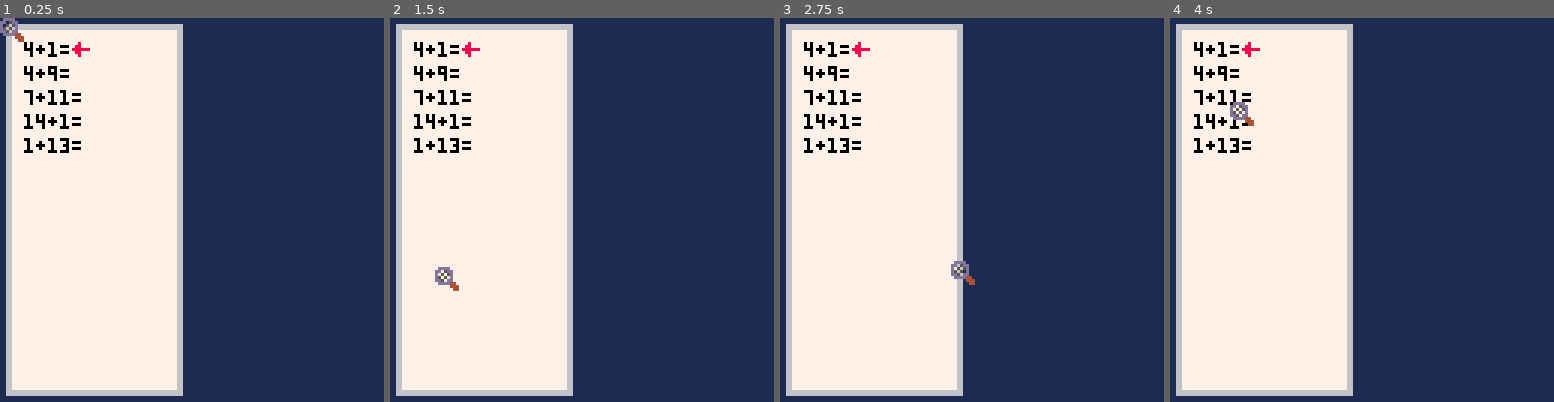
Above: before the commit, frames 1-4 (left to right).
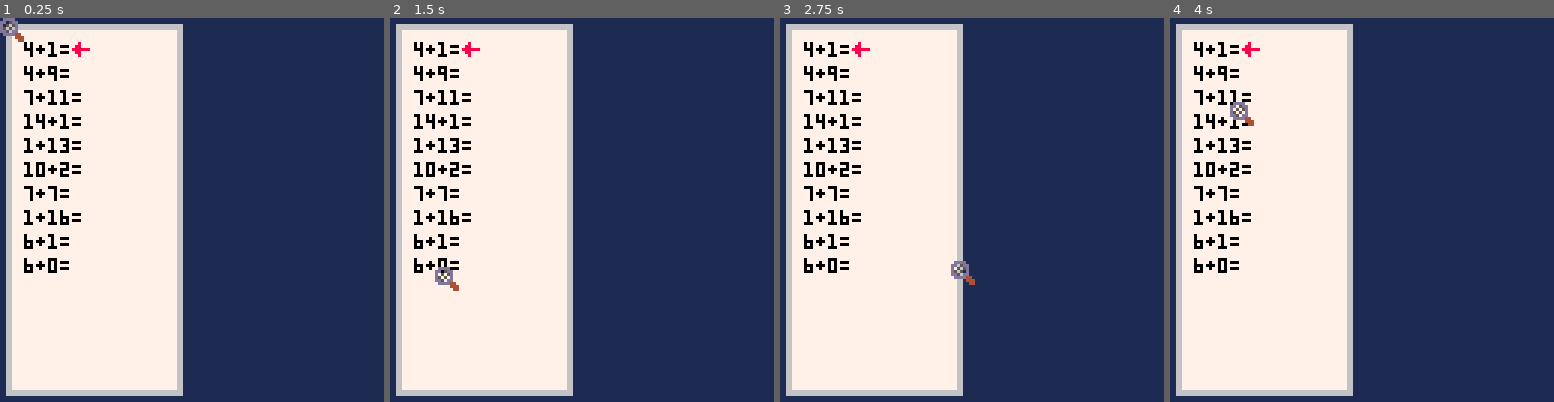
Above: after the commit, the same moments.

Repository: sansuruu/Pico8Games
Game: PICO-8 cartridge ShovelJam2025/hw_roguelike.p8
The game is run twice, just before and just after one commit, with the same random seed, the same clock (stepped at 60 frames per second) and the same inputs.
Inputs (mouse positions are in pixels of both pictures, inside the frame that each line leads up to):
- Up to frame 1 (0.25 s): no input
- Up to frame 2 (1.5 s): click (670, 121) at 0.67 s; click (436, 267) at 1.22 s
- Up to frame 3 (2.75 s): click (887, 114) at 1.77 s; click (952, 259) at 2.32 s
- Up to frame 4 (4 s): click (1404, 106) at 2.87 s; click (1465, 256) at 3.42 s; click (1231, 102) at 3.97 s

The runs differ from the first frame. In frame 1, 1.0% of the frame differs, in the area x 6-22%, y 37-67%; in frame 2, 1.0%; in frame 3, 1.0%; in frame 4, 1.0%.

Commit message:
testing git, hw => 10

Diff:
--- a/ShovelJam2025/HWRoguelike.lua
+++ b/ShovelJam2025/HWRoguelike.lua
@@ -31,7 +31,7 @@
         m_x = 0,
         m_y = 0,
         m_sprite = 1,
-        hw_length = 5,
+        hw_length = 10,
         ans_input = ""
     }
 end
